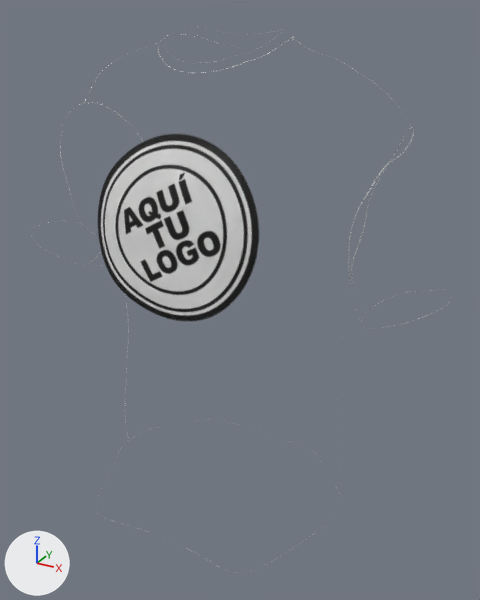
An edit to the glTF model clothes/3d/shrit.glb, drawn before and after from the same camera.
Camera for both pictures: a 50 mm lens placed at (0.394, -0.672, 1.605), pointed at (0.029, -0.01, 1.274). Every picture has the same lights, and +X, +Y and +Z are marked at lower left. Where no turn or scale is listed for an object, it has been applied to the vertices. Vertices at the same position are counted once.

The first picture shows 'shirt_decal1'.
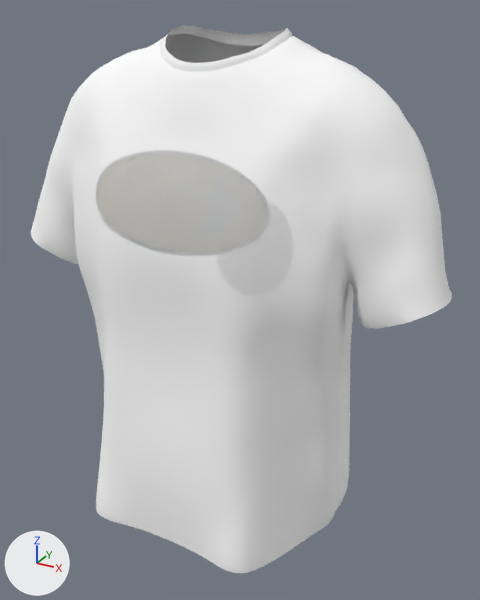
Boxes (x1, y1, x2, y2) around the edits, measured in the pictures (480 x 600 px):
```json
{"object": "shirt_decal1", "change": "surface changed, reshaped", "before": [31, 26, 448, 572], "on screen": "not visible afterwards"}
{"part": 1, "of": "me_oversized_tshirt_001", "change": "deleted", "before": [31, 26, 448, 572]}
{"part": 2, "of": "me_oversized_tshirt_001", "change": "surface changed", "before": [212, 194, 259, 294]}
{"object": "shirt", "change": "unchanged, uncovered by the edit", "after": [31, 26, 452, 573]}
```

Edits to the scene script, one JSON object a line:
```json
{"op": "add", "block": "img_logodecal", "code": ["img_logodecal = load_image('logodecal', '_unpacked/logodecal', 1016, 963, 'sRGB')"]}
{"op": "set", "path": "mat_shirt_texture1.texture", "old": "img_shirt_texture", "new": "img_logodecal", "note": "with its transparency"}
{"block": "me_oversized_tshirt_001", "where": "# used by ob_shirt_decal1; location = (0.0, -0.007, 1.258)"}
{"op": "remove", "block": "me_oversized_tshirt_001", "code": "me_oversized_tshirt_001.from_pydata(...)  # 10508 vertices, 20718 faces; spans x -0.28..0.28, y -0.149..0.125, z -0.27..0.329"}
{"op": "add", "block": "me_oversized_tshirt_001", "code": "me_oversized_tshirt_001.from_pydata(...)  # 154 vertices, 260 faces; spans x 0.059..0.14, y -0.118..-0.075, z 0.071..0.177"}
{"block": "me_oversized_tshirt_001", "change": "me_oversized_tshirt_001 part 1: 10354 vertices removed from x -0.28..0.28, y -0.149..0.125, z -0.27..0.329"}
{"block": "me_oversized_tshirt_001", "change": "me_oversized_tshirt_001 part 2: 260 kept faces spanning x 0.059..0.14, y -0.118..-0.075, z 0.071..0.177 get new texture (UV) coordinates"}
```
